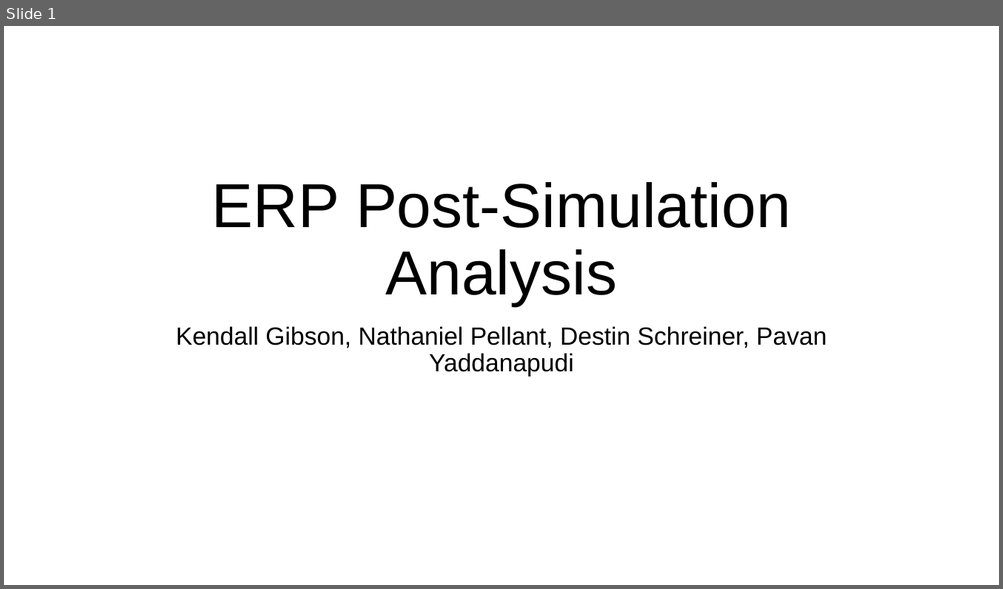
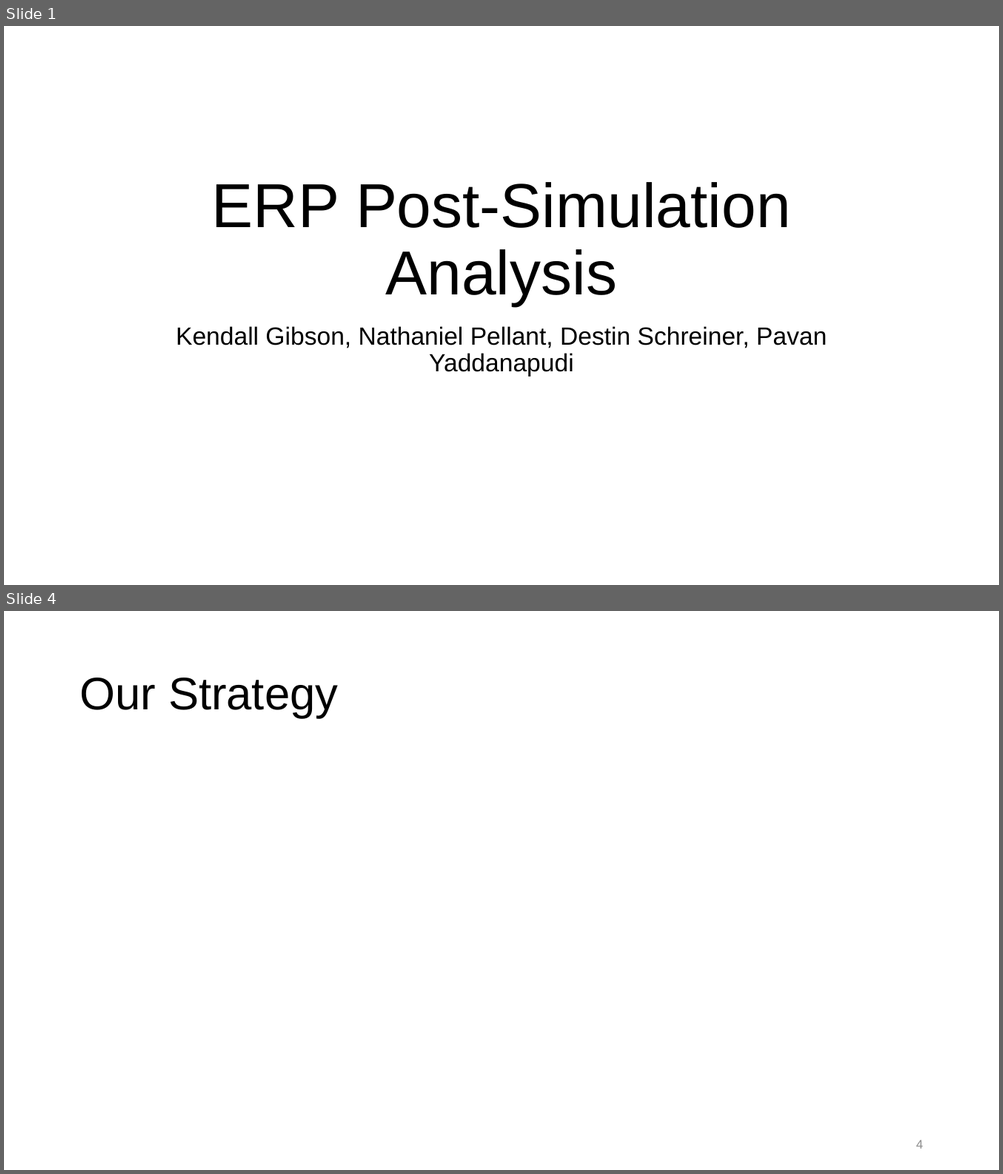
Before and after one commit to npellant/PostSimulationAnalysis, a slide deck: Team27_PostSimulationAnalysis.pptx. Shown one above the other, each under a label of ours: slide 1 before the commit, slides 1 and 4 after it; the slides between them are not shown. The pictures are 1003x589 and 1003x1174 pixels, drawn with LibreOffice and Linux fonts; fonts in the diff are those of the drawing. Boxes give left, top, right and bottom in pixels: in the first picture for what was removed or moved away, otherwise in the second. Text is boxed around its words. In the diff, an @@ line names an element or a change of style, - is before the commit and + after.

```diff
--- a/Team27_PostSimulationAnalysis.pptx
+++ b/Team27_PostSimulationAnalysis.pptx
@@ slide 4 added at (4, 611, 999, 1170), background #FFFFFF @@
@@ title added at (79, 678, 338, 718), 44 pt, text #000000 @@
+Our Strategy
@@ page number added at (916, 1140, 922, 1149), 12 pt, text #8C8C8C @@
+4
```
Also in this commit, not shown: 2 other slides added.
